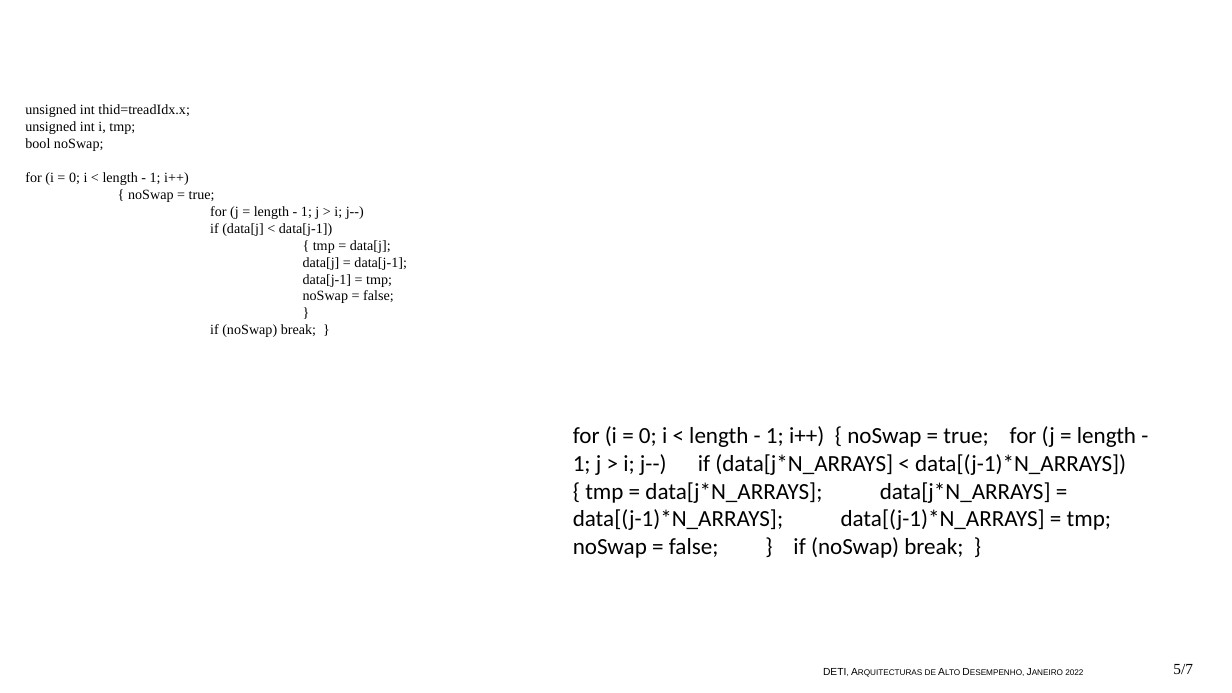
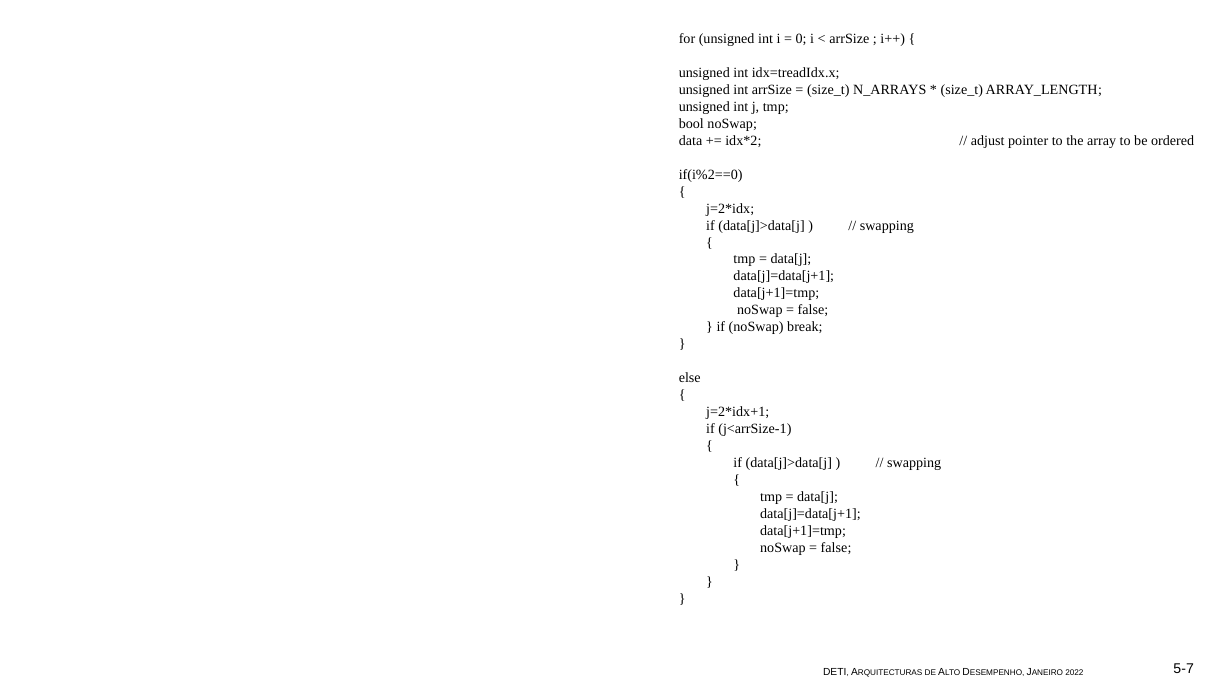
Before and after one commit to Pinto1088/AAD_2022, a slide deck: slide 5 of Assignment2/Apresentação1.pptx. Drawn at 1232x693 pixels with LibreOffice and Linux fonts; fonts in the diff are those of the drawing. Boxes give left, top, right and bottom in pixels: in the first picture for what was removed or moved away, otherwise in the second. Text is boxed around its words. In the diff, an @@ line names an element or a change of style, - is before the commit and + after.

```diff
--- a/Assignment2/Apresentação1.pptx
+++ b/Assignment2/Apresentação1.pptx
@@ text "for (unsigned int i = ...": place and size @@
-text "for (unsigned int i = ..." at (25, 104, 407, 337)
+text "for (unsigned int i = ..." at (679, 33, 1194, 555)
@@ text at (679, 33, 1102, 114): text changed @@
-unsigned int thid=treadIdx.x;
-unsigned int i, tmp;
+for (unsigned int i = 0; i < arrSize ; i++) {
+unsigned int idx=treadIdx.x;
+unsigned int arrSize = (size_t) N_ARRAYS * (size_t) ARRAY_LENGTH;
+unsigned int j, tmp;
@@ text at (679, 135, 1194, 538): text changed @@
-for (i = 0; i < length - 1; i++)
-{ noSwap = true;
-for (j = length - 1; j > i; j--)
-if (data[j] < data[j-1])
-{ tmp = data[j];
-data[j] = data[j-1];
-data[j-1] = tmp;
+data += idx*2; // adjust pointer to the array to be ordered
+if(i%2==0)
+{
+j=2*idx;
+if (data[j]>data[j] ) // swapping
+{
+tmp = data[j];
+data[j]=data[j+1];
+data[j+1]=tmp;
+noSwap = false;
+} if (noSwap) break;
+}
+else
+{
+j=2*idx+1;
+if (j<arrSize-1)
+{
+if (data[j]>data[j] ) // swapping
+{
+tmp = data[j];
+data[j]=data[j+1];
+data[j+1]=tmp;
@@ text at (210, 324, 316, 337): text changed @@
-if (noSwap) break; }
+}
+}
@@ text removed at (573, 426, 1136, 558) @@
-for (i = 0; i < length - 1; i++) { noSwap = true; for (j = length - 1; j > i; j--) if (data[j*N_ARRAYS] < data[(j-1)*N_ARRAYS]) { tmp = data[j*N_ARRAYS]; data[j*N_ARRAYS] = data[(j-1)*N_ARRAYS]; data[(j-1)*N_ARRAYS] = tmp; noSwap = false; } if (noSwap) break; }
@@ page number at (1173, 663, 1193, 673): text changed; size 12 to 11 pt; font Times New Roman to Arial @@
-5/7
+5-7
```
Also in this commit, not shown: 2 other slides changed.
